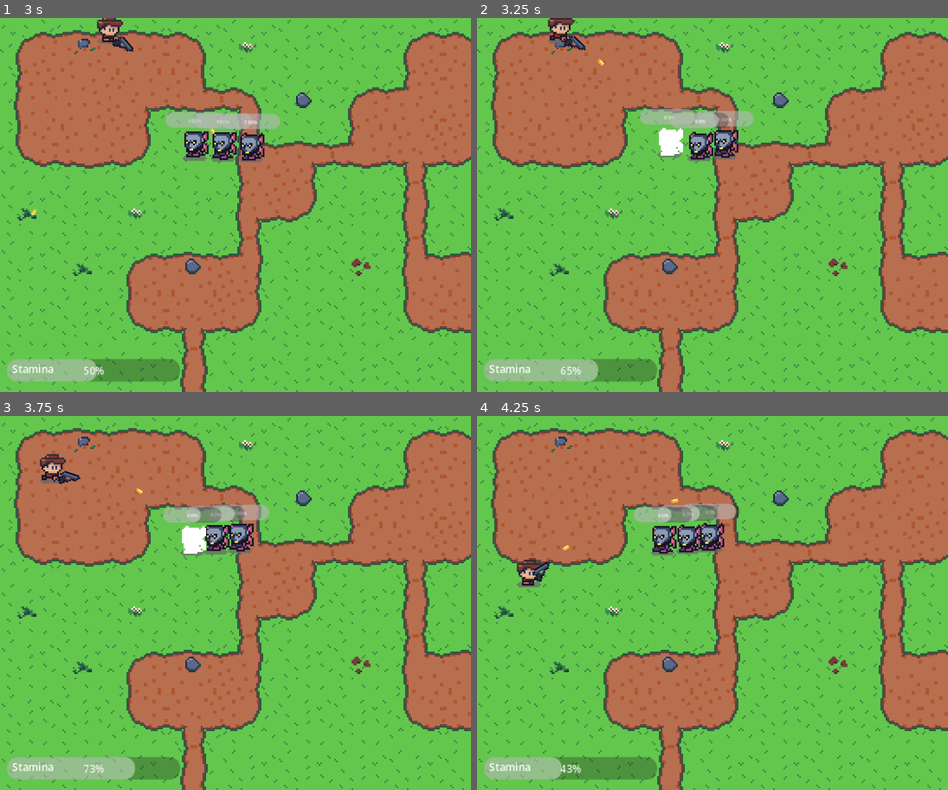
Above: before the commit, frames 1-4 (two rows, left to right).
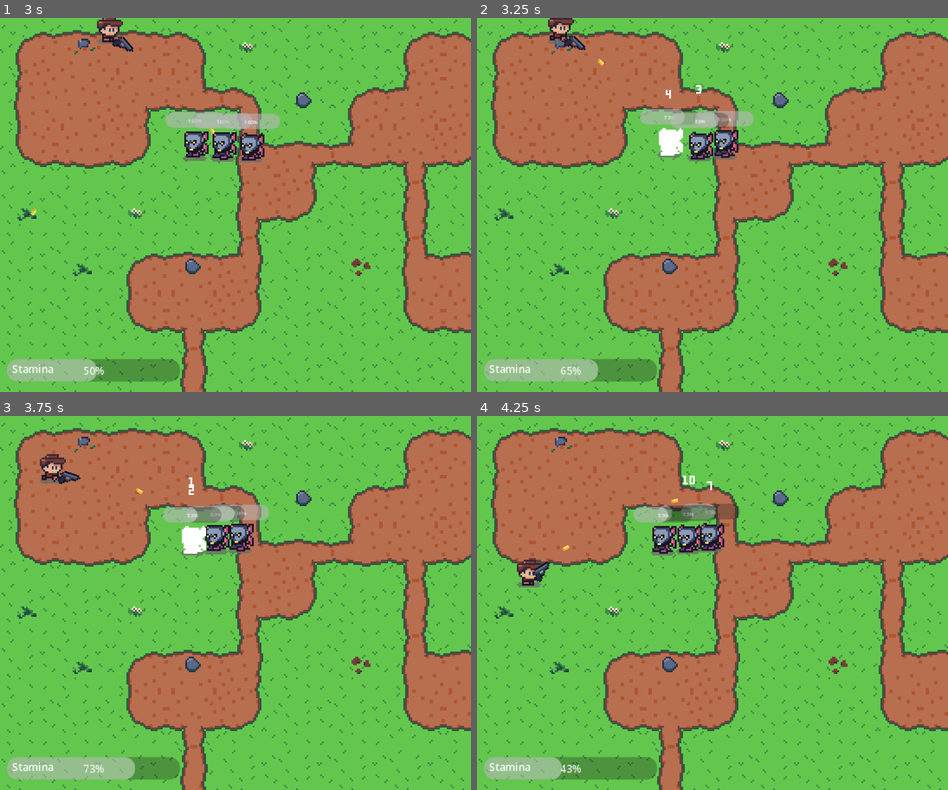
Above: after the commit, the same moments.

Repository: tfffr/swarmed
Game: Godot game, scene res://scenes/world/world.tscn
Same seed, same stepped clock (60 frames per second), same inputs: the game is played once before the commit and once after it.
Inputs (mouse positions are in pixels of both pictures, inside the frame that each line leads up to):
- Up to frame 1 (3 s): move the mouse to (211, 279) at 0.52 s; hold Shift (sprint) 0.53-1.28 s; hold W (move_up) 0.53-2.03 s; move the mouse to (376, 261) at 1.27 s; tap Shift (sprint) at 1.35, 2.85 s; move the mouse to (94, 148) at 2.02 s; hold Shift (sprint) 2.03-2.78 s; hold A (move_left) from 2.03 s (still down); move the mouse to (259, 205) at 2.77 s
- Up to frame 2 (3.25 s): keep holding A (move_left)
- Up to frame 3 (3.75 s): move the mouse to (164, 509) at 3.52 s; release A (move_left) at 3.53 s; hold S (move_down) from 3.53 s (still down); hold Shift (sprint) from 3.53 s (still down)
- Up to frame 4 (4.25 s): keep holding S (move_down); keep holding Shift (sprint)

Frame 1 is identical in both runs. In frame 2, 0.1% of the frame differs, in the area x 39-48%, y 17-29%; in frame 3, less than 0.1%; in frame 4, 0.5%, in the area x 38-56%, y 15-29%.

Commit message:
added explosion on dying

Diff:
--- a/scenes/enemy/enemy.gd
+++ b/scenes/enemy/enemy.gd
@@ -2,6 +2,9 @@
 extends CharacterBody2D
 
 enum EnemyState {Walking, Hurting, Dying}
+
+signal damage_received(damage_global_position: Vector2, damage: int)
+signal splash_damage(enemy_global_position: Vector2, amount: int)
 
 @export var player: Player = null
 @export var speed: float = 10.
@@ -11,6 +14,7 @@
 @onready var animation_player: AnimationPlayer = $AnimationPlayer
 @onready var enemy_sprite: Sprite2D = $EnemySprite
 @onready var progress_bar: ProgressBar = $ProgressBar
+@onready var damage_label_spawn: Node2D = $DamageLabelSpawn
 @onready var current_health := max_health
 
 var current_state := EnemyState.Walking
@@ -48,20 +52,30 @@
 	if !body is Bullet:
 		return
 	var bullet: Bullet = body
-	_hurt(bullet.damage)
-	_die()
+	get_hurt(bullet.damage)
 	bullet.queue_free()
 
 
+func get_hurt(damage: int) -> void:
+	_hurt(damage)
+	var extra_damage := damage - current_health
+	_die(extra_damage)
+
+
 func _hurt(damage: int) -> void:
+	if current_state == EnemyState.Dying || damage == 0:
+		return
 	current_state = EnemyState.Hurting
 	current_health = clamp(current_health - damage, 0, max_health)
 	progress_bar.value = current_health
 	animation_player.play("hurt")
+	damage_received.emit(damage_label_spawn.global_position, damage)
 
 
-func _die() -> void:
+func _die(extra_damage: int) -> void:
 	if current_health == 0:
 		current_state = EnemyState.Dying
+		extra_damage /= 2
+		splash_damage.emit(global_position, extra_damage)
 		animation_player.stop()
 		queue_free()
--- a/scenes/enemy/enemy.tscn
+++ b/scenes/enemy/enemy.tscn
@@ -122,5 +122,8 @@
 offset_bottom = -18.0
 theme_override_font_sizes/font_size = 3
 
+[node name="DamageLabelSpawn" type="Node2D" parent="." unique_id=907033386]
+position = Vector2(0, -32)
+
 [connection signal="timeout" from="Timer" to="." method="_on_timer_timeout"]
 [connection signal="body_entered" from="BulletDetectionArea" to="." method="_on_bullet_detection_area_body_entered"]
--- /dev/null
+++ b/scenes/explosion/explosion.gd
@@ -0,0 +1,13 @@
+class_name Explosion
+extends Area2D
+
+@export var splash_damage: int = 0
+
+
+func explode() -> void:
+	if splash_damage != 0:
+		for body: Node2D in get_overlapping_bodies():
+			if body is Enemy:
+				var enemy: Enemy = body
+				enemy.get_hurt(splash_damage)
+	queue_free()
--- /dev/null
+++ b/scenes/explosion/explosion.tscn
@@ -0,0 +1,76 @@
+[gd_scene format=3 uid="uid://hkqla4kbrdj0"]
+
+[ext_resource type="Script" uid="uid://cdsg1rd6dpuam" path="res://scenes/explosion/explosion.gd" id="1_12s4q"]
+[ext_resource type="Texture2D" uid="uid://8k0jidkgnffx" path="res://assets/textures/spark.png" id="1_plwnx"]
+
+[sub_resource type="CircleShape2D" id="CircleShape2D_g4v7s"]
+radius = 25.0
+
+[sub_resource type="Animation" id="Animation_12s4q"]
+length = 0.001
+tracks/0/type = "value"
+tracks/0/imported = false
+tracks/0/enabled = true
+tracks/0/path = NodePath("ExplosionSprite:frame")
+tracks/0/interp = 1
+tracks/0/loop_wrap = true
+tracks/0/keys = {
+"times": PackedFloat32Array(0),
+"transitions": PackedFloat32Array(1),
+"update": 1,
+"values": [0]
+}
+
+[sub_resource type="Animation" id="Animation_wikc1"]
+resource_name = "explode"
+length = 0.25
+step = 0.05
+tracks/0/type = "value"
+tracks/0/imported = false
+tracks/0/enabled = true
+tracks/0/path = NodePath("ExplosionSprite:frame")
+tracks/0/interp = 1
+tracks/0/loop_wrap = true
+tracks/0/keys = {
+"times": PackedFloat32Array(0, 0.05, 0.1, 0.15, 0.2),
+"transitions": PackedFloat32Array(1, 1, 1, 1, 1),
+"update": 1,
+"values": [0, 1, 2, 3, 4]
+}
+tracks/1/type = "method"
+tracks/1/imported = false
+tracks/1/enabled = true
+tracks/1/path = NodePath(".")
+tracks/1/interp = 1
+tracks/1/loop_wrap = true
+tracks/1/keys = {
+"times": PackedFloat32Array(0.25),
+"transitions": PackedFloat32Array(1),
+"values": [{
+"args": [],
+"method": &"explode"
+}]
+}
+
+[sub_resource type="AnimationLibrary" id="AnimationLibrary_f5lqq"]
+_data = {
+&"RESET": SubResource("Animation_12s4q"),
+&"explode": SubResource("Animation_wikc1")
+}
+
+[node name="Explosion" type="Area2D" unique_id=1723881298]
+collision_layer = 0
+collision_mask = 4
+monitorable = false
+script = ExtResource("1_12s4q")
+
+[node name="ExplosionSprite" type="Sprite2D" parent="." unique_id=203091220]
+texture = ExtResource("1_plwnx")
+hframes = 5
+
+[node name="ExplosionCollision" type="CollisionShape2D" parent="." unique_id=1837486277]
+shape = SubResource("CircleShape2D_g4v7s")
+
+[node name="AnimationPlayer" type="AnimationPlayer" parent="." unique_id=929122396]
+libraries/ = SubResource("AnimationLibrary_f5lqq")
+autoplay = &"explode"
--- a/scenes/player/player.gd
+++ b/scenes/player/player.gd
@@ -23,7 +23,9 @@
 @onready var weapon: Weapon = $SpriteBody/WeaponPivot/Weapon
 @onready var weapon_pivot: Node2D = $SpriteBody/WeaponPivot
 @onready var shot_timer: Timer = $ShotTimer
-@onready var bullet_spawn_location: Node2D = $SpriteBody/WeaponPivot/Weapon/BulletSpawnLocation
+@onready var bullet_spawn_location: Node2D = (
+	$SpriteBody/WeaponPivot/Weapon/BulletSpawnLocation
+)
 
 var current_state := PlayerState.Idle
 var current_speed := normal_speed
--- a/scenes/world/world.gd
+++ b/scenes/world/world.gd
@@ -2,7 +2,10 @@
 extends Node2D
 
 const BULLET_BLUEPRINT := preload("res://scenes/bullet/bullet.tscn")
-const DAMAGE_LABEL_INDICATOR_BLUEPRINT := preload("res://scenes/damage_label_indicator/damage_label_indicator.tscn")
+const DAMAGE_LABEL_INDICATOR_BLUEPRINT := preload(
+	"res://scenes/damage_label_indicator/damage_label_indicator.tscn"
+)
+const EXPLOSION_BLUEPRINT := preload("res://scenes/explosion/explosion.tscn")
 
 @onready var player: Player = $Player
 @onready var stamina_bar: Control = $CanvasLayer/UI/ProgressBar
@@ -13,14 +16,30 @@
 
 
 func _on_player_shot(
-	bullet_global_position: Vector2, bullet_global_rotation: float, bullet_damage: int
+	bullet_global_position: Vector2,
+	bullet_global_rotation: float,
+	bullet_damage: int
 ) -> void:
 	var bullet: Bullet = BULLET_BLUEPRINT.instantiate()
 	add_child(bullet)
 	bullet.global_position = bullet_global_position
 	bullet.global_rotation = bullet_global_rotation
 	bullet.damage = bullet_damage
-	var damage_label_indicator: DamageLabelIndicator = DAMAGE_LABEL_INDICATOR_BLUEPRINT.instantiate()
+
+
+func _on_enemy_damage_received(
+	damage_global_position: Vector2, damage: int
+) -> void:
+	var damage_label_indicator: DamageLabelIndicator = (
+		DAMAGE_LABEL_INDICATOR_BLUEPRINT.instantiate()
+	)
 	add_child(damage_label_indicator)
-	damage_label_indicator.set_damage(bullet_damage)
-	# TODO: set damage_label_indicator above enemy
+	damage_label_indicator.global_position = damage_global_position
+	damage_label_indicator.set_damage(damage)
+
+
+func _on_enemy_splash_damage(enemy_position: Vector2, amount: int) -> void:
+	var explosion: Explosion = EXPLOSION_BLUEPRINT.instantiate()
+	explosion.splash_damage = amount
+	explosion.global_position = enemy_position
+	add_child.call_deferred(explosion)
--- a/scenes/world/world.tscn
+++ b/scenes/world/world.tscn
@@ -23,6 +23,7 @@
 
 [node name="Player" parent="." unique_id=1953653607 instance=ExtResource("2_sl2e5")]
 position = Vector2(170, 135)
+max_damage = 10
 
 [node name="Walls" type="Node2D" parent="." unique_id=186555718]
 metadata/_edit_lock_ = true
@@ -84,3 +85,9 @@
 player = NodePath("../Player")
 
 [connection signal="shot" from="Player" to="." method="_on_player_shot"]
+[connection signal="damage_received" from="Enemy" to="." method="_on_enemy_damage_received"]
+[connection signal="splash_damage" from="Enemy" to="." method="_on_enemy_splash_damage"]
+[connection signal="damage_received" from="Enemy2" to="." method="_on_enemy_damage_received"]
+[connection signal="splash_damage" from="Enemy2" to="." method="_on_enemy_splash_damage"]
+[connection signal="damage_received" from="Enemy3" to="." method="_on_enemy_damage_received"]
+[connection signal="splash_damage" from="Enemy3" to="." method="_on_enemy_splash_damage"]
Not shown, added: scenes/explosion/explosion.gd.uid
Not shown, added: scenes/bullet/bullet.tscn3977797086.tmp
